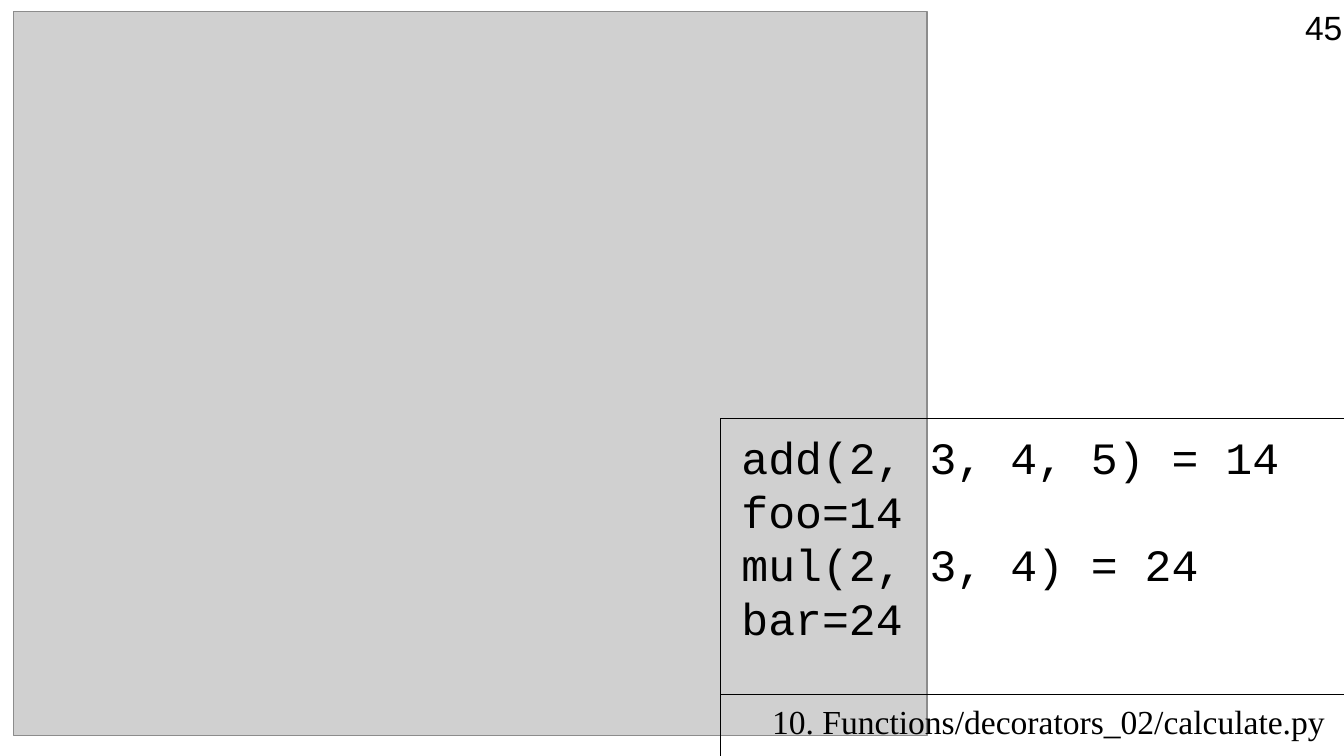
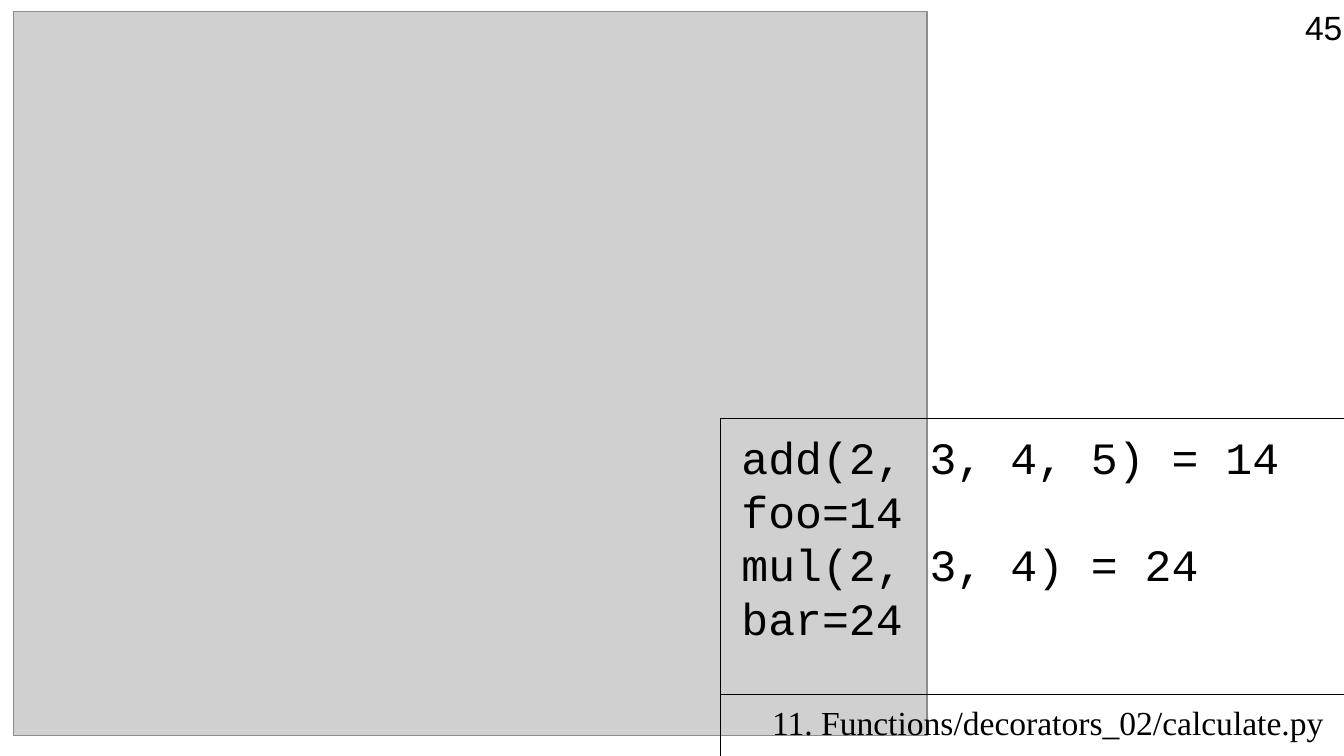
Before and after one commit to Jenyay/python-lectures, a slide deck: slide 45 of presentations/11. Functions.odp. Drawn at 1344x756 pixels with LibreOffice and Linux fonts; fonts in the diff are those of the drawing; grey boxes stand for pictures. Boxes give left, top, right and bottom in pixels: in the first picture for what was removed or moved away, otherwise in the second. Text is boxed around its words. In the diff, an @@ line names an element or a change of style, - is before the commit and + after.

```diff
--- a/presentations/11. Functions.odp
+++ b/presentations/11. Functions.odp
@@ text at (772,708,1323,741): text changed @@
-10. Functions/decorators_02/calculate.py
+11. Functions/decorators_02/calculate.py
```
Also in this commit, not shown: 9 other slides changed, 1 other file.
